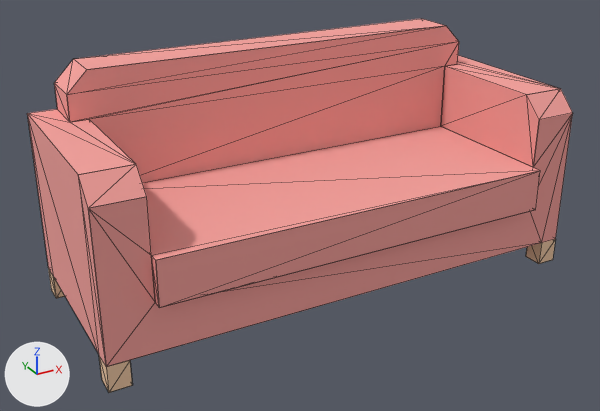
What one commit did to the Blender file assets/sofa.blend.
Before and after are seen from a 50 mm lens placed at (-1.57, -2.7, 1.69), pointed at (-0.09, -0.01, 0.35). Every picture has the same lights, and +X, +Y and +Z are marked at lower left. Mesh edges are drawn as thin lines.

The first picture shows 'sofa'.
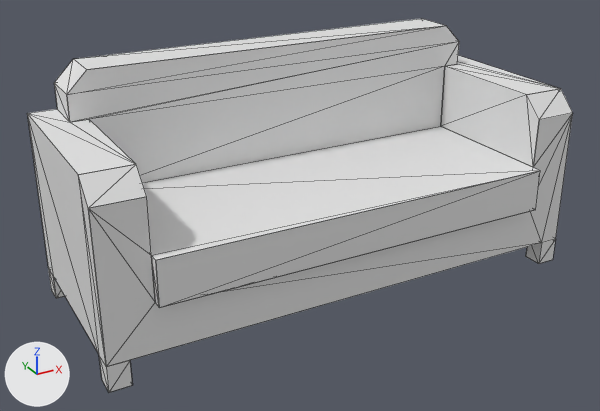
The change in detail:
me_mesh_loungesofa has 212 vertices, 128 faces and spans x -1.02..0.98, y -0.41..0.43, z 0.0..0.94.
me_mesh_loungesofa is used by ob_sofa; location (0.0, 0.0, 0.0).
me_mesh_loungesofa part 1: all 88 faces that had it switch from mat_carpet (pink #f9a39e) to no material.
me_mesh_loungesofa part 2: all 40 faces that had it switch from mat_wood (beige #f3cca8) to no material.

Changed parts and their boxes (x1, y1, x2, y2) in the pictures (600 x 411 px):
part 1 of me_mesh_loungesofa, recoloured (pink to grey)
    both: (27, 19, 573, 367)
part 2 of me_mesh_loungesofa, recoloured (beige to grey)
    both: (48, 239, 556, 392)
